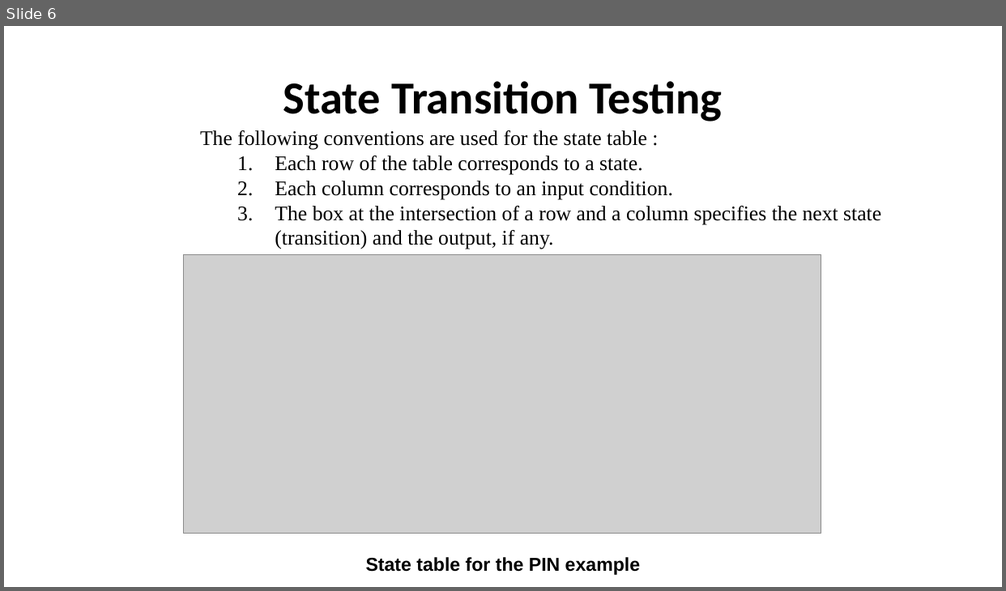
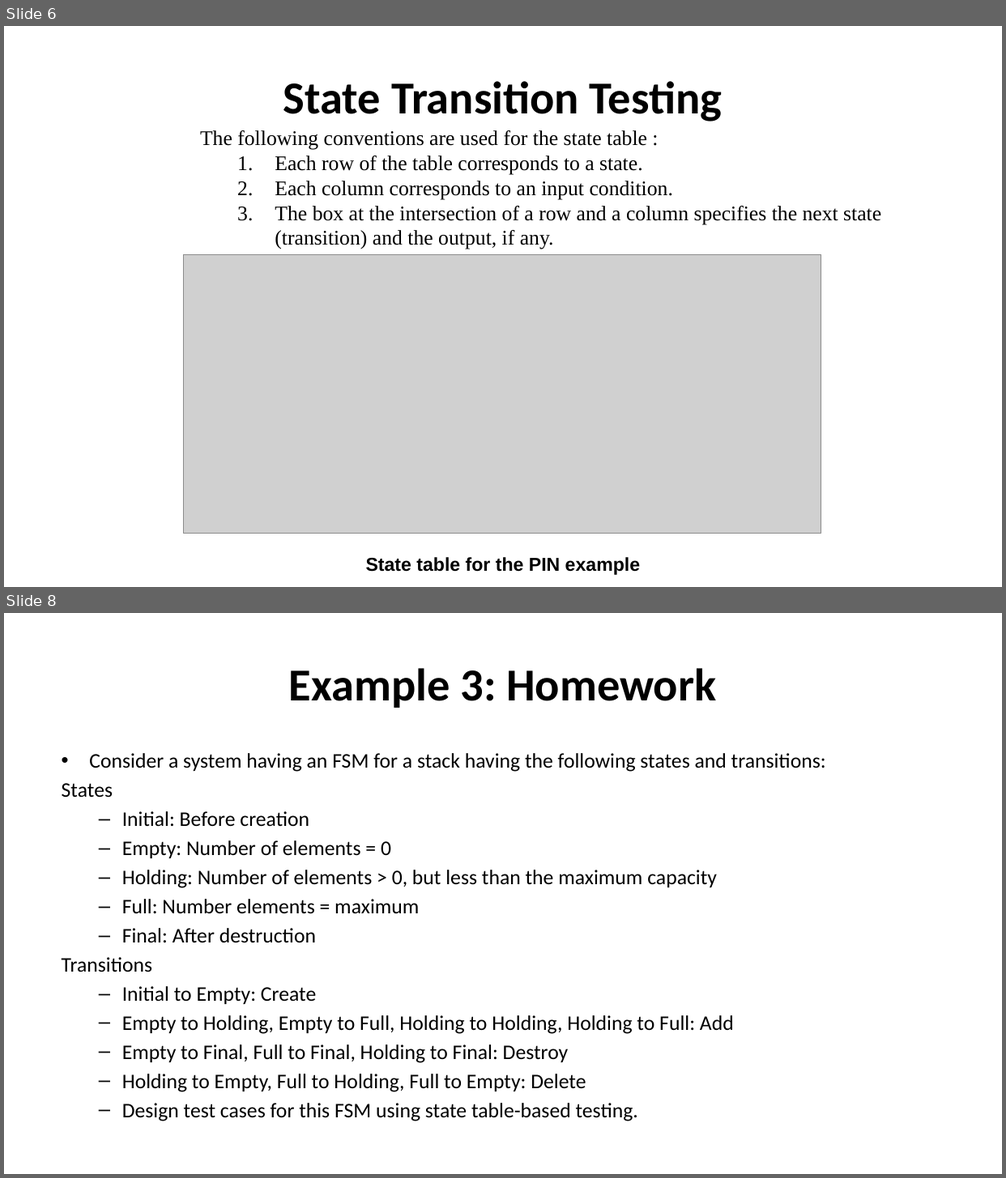
Before and after one commit to nashurgessa/Software-Testing-batch-2022-23, a slide deck: slides/L11 State_transition.pptx. Shown one above the other, each under a label of ours: slide 6 before the commit, slides 6 and 8 after it; the slides between them are not shown. The pictures are 1006x591 and 1006x1178 pixels, drawn with LibreOffice and Linux fonts; fonts in the diff are those of the drawing; grey boxes stand for pictures. Boxes give left, top, right and bottom in pixels: in the first picture for what was removed or moved away, otherwise in the second. Text is boxed around its words. In the diff, an @@ line names an element or a change of style, - is before the commit and + after.

```diff
--- a/slides/L11 State_transition.pptx
+++ b/slides/L11 State_transition.pptx
@@ slide 8 added at bbox=[4, 613, 1002, 1174], background #FFFFFF @@
@@ title added at bbox=[289, 668, 716, 708], 44 pt, text #000000, bold @@
+Example 3: Homework
@@ text added at bbox=[62, 753, 826, 1122], 20 pt, text #000000 @@
+• Consider a system having an FSM for a stack having the following states and transitions:
+States
+  – Initial: Before creation
+  – Empty: Number of elements = 0
+  – Holding: Number of elements > 0, but less than the maximum capacity
+  – Full: Number elements = maximum
+  – Final: After destruction
+Transitions
+  – Initial to Empty: Create
+  – Empty to Holding, Empty to Full, Holding to Holding, Holding to Full: Add
+  – Empty to Final, Full to Final, Holding to Final: Destroy
+  – Holding to Empty, Full to Holding, Full to Empty: Delete
+  – Design test cases for this FSM using state table-based testing.
```
Also in this commit, not shown: 1 slide changed, 1 other slide added, 17 other files.
